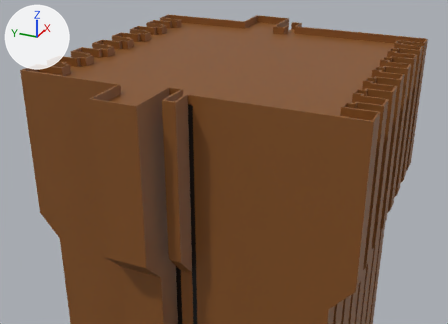
A saved change to the Blender file crosscut/assets/3D assets/meme.blend.
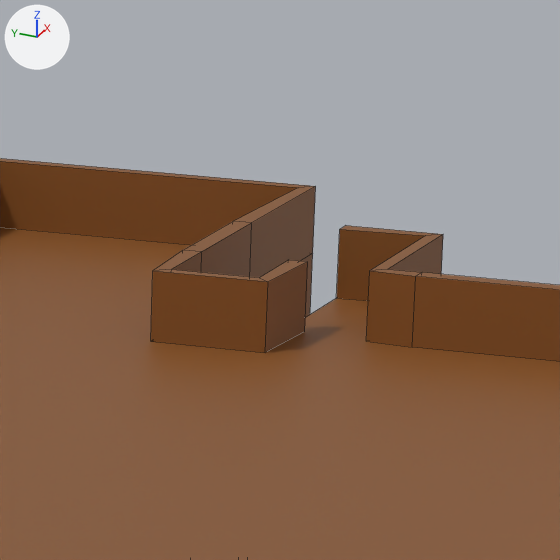
There are two pictures of each version: one whole from a 50 mm lens placed at (-40.44, -6.76, 46.71), pointed at (-3.39, 9.92, 28.18), one close up on the part from 58% to 70% of the width and 0% to 17% of the height. The lights are fixed; the arrows at upper left show +X, +Y and +Z. The close-ups show mesh edges as thin lines.

The first close-up shows 'Big Building', 'Edge At Top'.
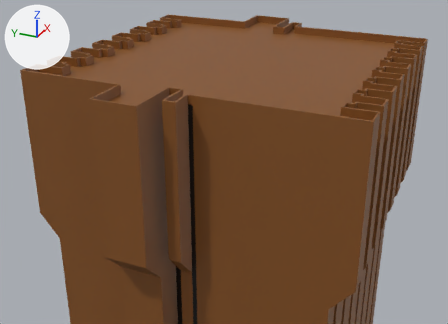
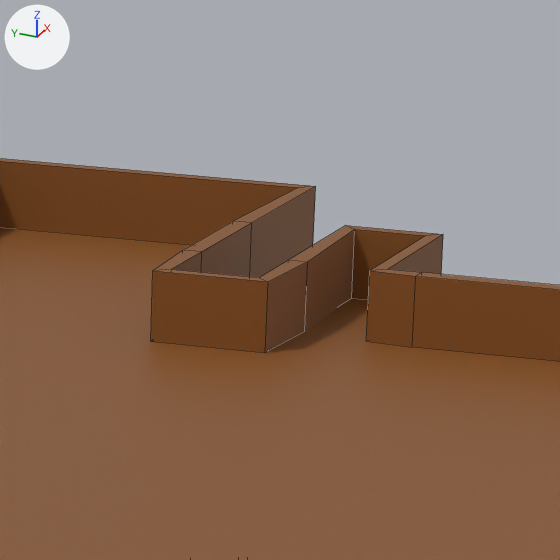
Commit message: Fix Meme

What differs and where, as boxes (x1, y1, x2, y2) in the close-ups (560 x 560 px):
```json
{"part": 1, "of": "me_plane_004", "change": "added", "after": [289, 226, 355, 331], "on screen": "brown"}
```

Edits to the scene script, one JSON object a line:
```json
{"block": "me_plane_004", "where": "me_plane_004.from_pydata(...)  # 284 vertices, 141 faces; spans x -13.0..13.0, y -1.5..21.5, z 34.7..35.3"}
{"block": "me_plane_004", "where": "# used by ob_edge_at_top; location = (0.0, 0.0, 0.0)"}
{"block": "me_plane_004", "where": "# verts and faces of me_plane_004; kept vertices keep their numbers, new ones are numbered from 284"}
{"block": "me_plane_004", "where": "# before: 64 (11.5, 10.1, 34.7), 97 (10.0, 10.1, 34.7), 103 (9.3, 10.1, 34.7), 206 (11.5, 10.1, 35.3), 239 (10.0, 10.1, 35.3)"}
{"block": "me_plane_004", "change": "me_plane_004 part 1"}
{"op": "add", "block": "me_plane_004", "code": "faces += [(64, 103, 97, 239, 206)]"}
```
